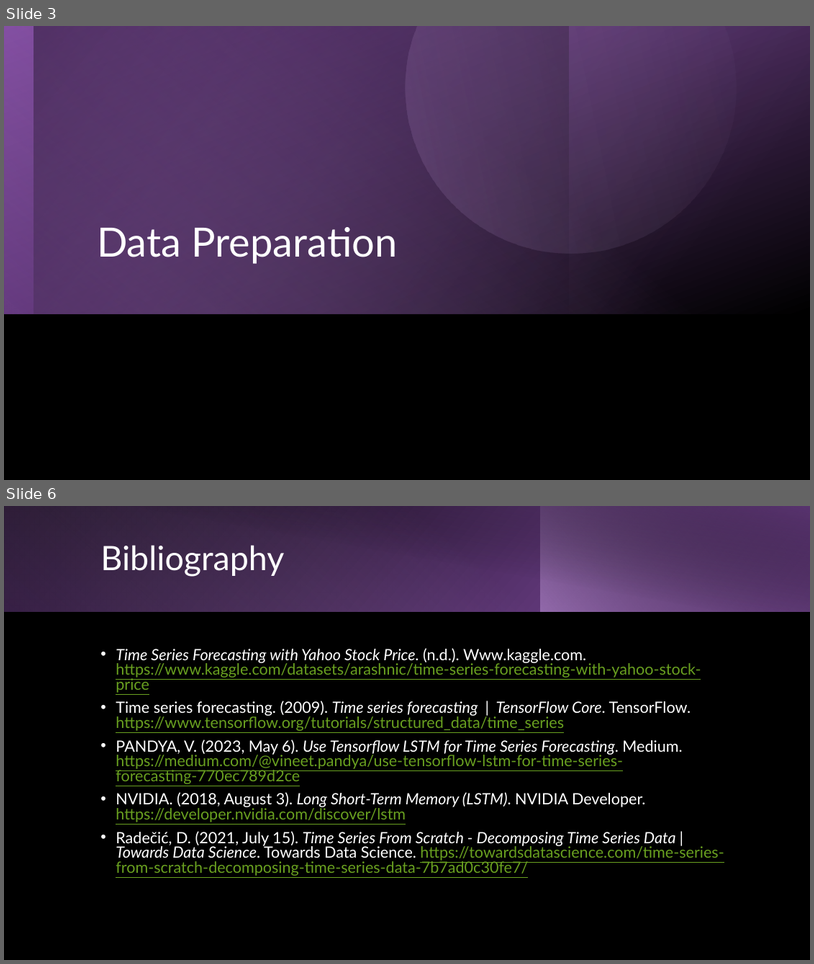
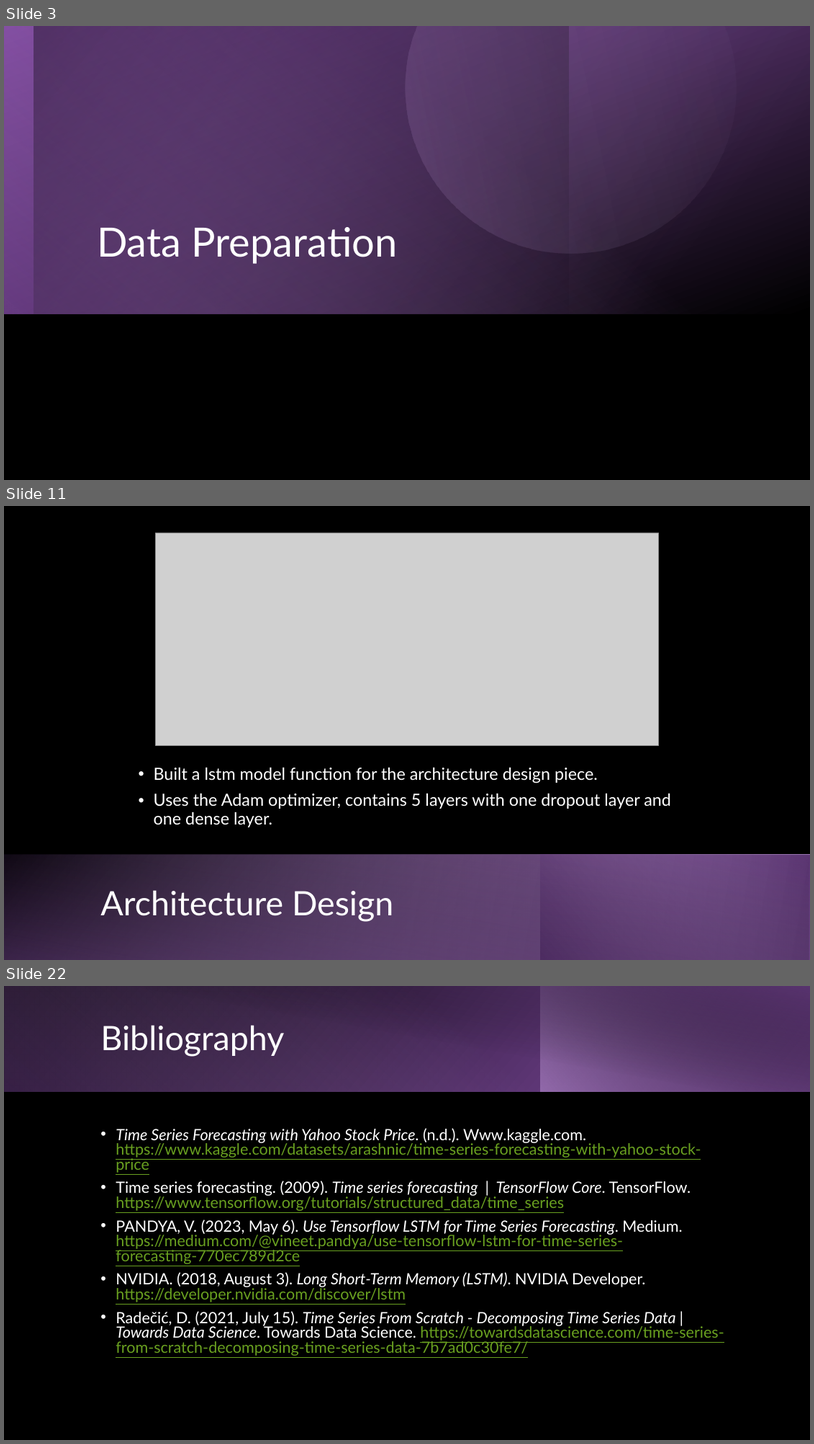
Before and after one commit to jeffmoe/CST_605_Week3, a slide deck: Week3.pptx. Shown one above the other, each under a label of ours: slides 3 and 6 before the commit, slides 3, 11 and 22 after it; the slides between them are not shown. The pictures are 814x964 and 814x1444 pixels, drawn with LibreOffice and Linux fonts; fonts in the diff are those of the drawing; grey boxes stand for pictures. Boxes give left, top, right and bottom in pixels: in the first picture for what was removed or moved away, otherwise in the second. Text is boxed around its words. In the diff, an @@ line names an element or a change of style, - is before the commit and + after.

```diff
--- a/Week3.pptx
+++ b/Week3.pptx
@@ slide 11 added at [4, 506, 810, 960], background #000000 @@
@@ picture added at [156, 533, 659, 746] @@
@@ text added at [154, 767, 671, 827], 20 pt, text #FFFFFF @@
+• Built a lstm model function for the architecture design piece.
+• Uses the Adam optimizer, contains 5 layers with one dropout layer and one dense layer.
@@ rectangle added at [4, 854, 810, 960], fill gradient #000000 to #AD84C6 @@
@@ rectangle added at [4, 854, 810, 960], fill gradient #AD84C6 to #5A3471 @@
@@ rectangle added at [4, 854, 810, 960], fill gradient #000000 to #5A3471 @@
@@ rectangle added at [540, 854, 810, 960], fill gradient #5A3471 to #AD84C6 @@
@@ title added at [100, 890, 394, 921], 40 pt, text #FFFFFF @@
+Architecture Design
@@ what was slide 6 is now slide 22 @@
```
Also in this commit, not shown: 1 slide changed, 16 other slides added, 1 slide removed, 2 other files.
